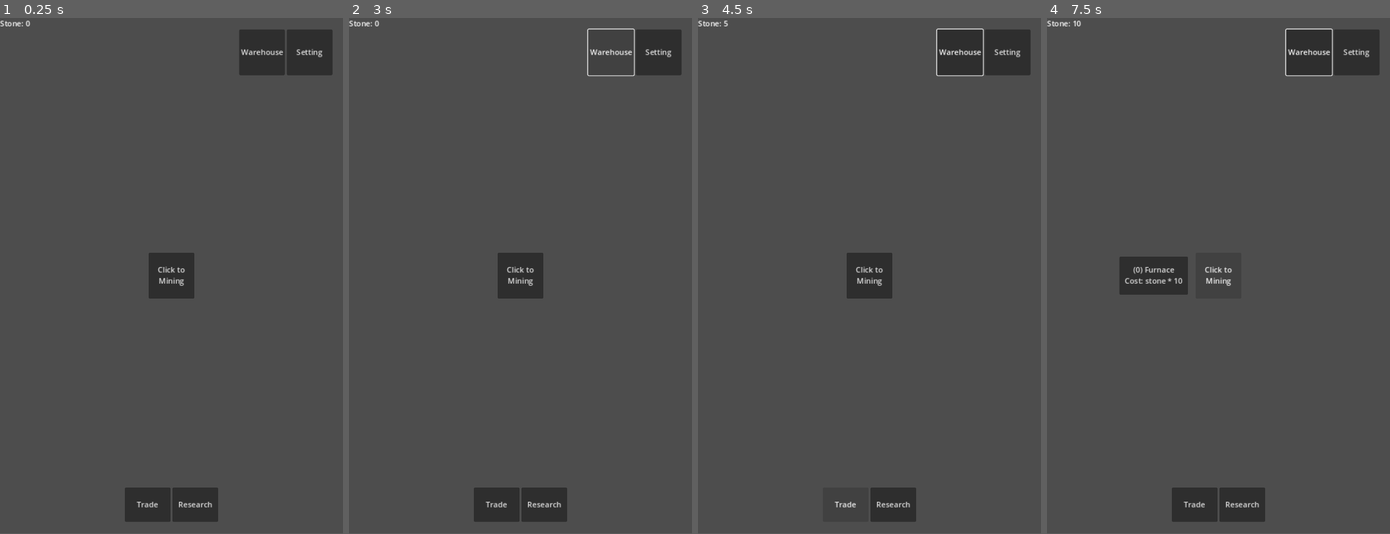
Above: before the commit, frames 1-4 (left to right).
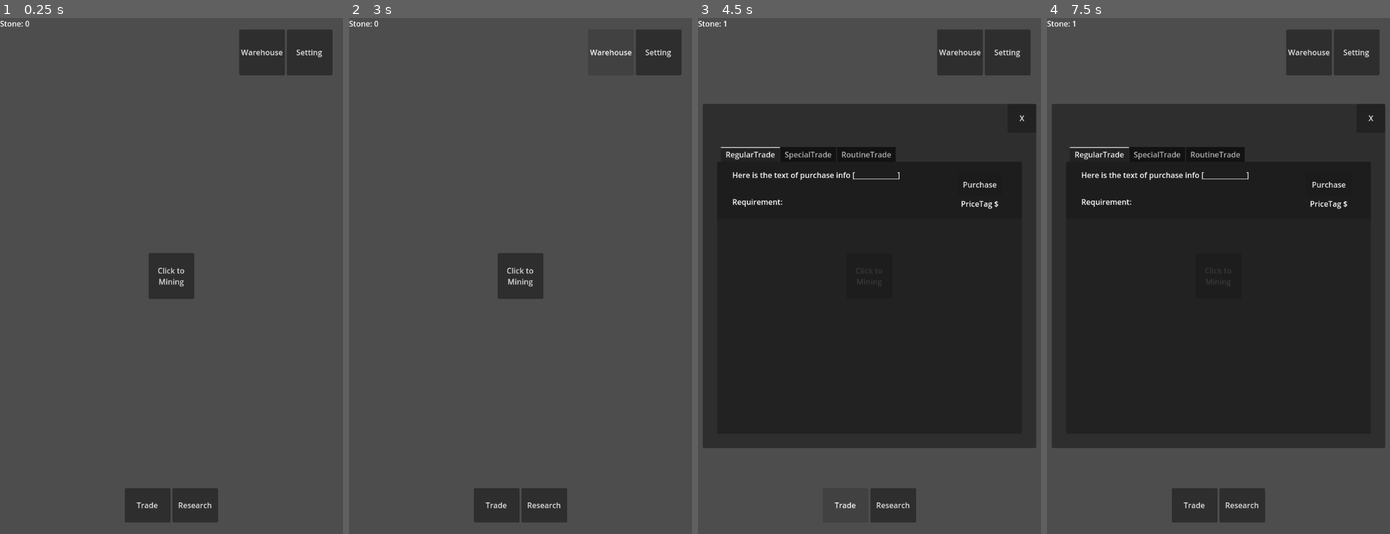
Above: after the commit, the same moments.

Repository: WanweiInMod/Ultimate_Alloy_Game
Game: Godot game, scene res://Scenes/main.tscn
Two runs of this game, one before a commit and one after it. Both use one fixed random seed, a clock stepped at 60 frames per second and the inputs below.
Inputs (mouse positions are in pixels of both pictures, inside the frame that each line leads up to):
- Up to frame 1 (0.25 s): no input
- Up to frame 2 (3 s): click "Trade" at 0.5 s; click (671, 116) at 1.25 s, where only the run after the commit has a clickable "X"; click "Research" at 2 s; click "Warehouse" at 2.75 s
- Up to frame 3 (4.5 s): click "Click to Mining" at 3.5 s; click "Trade" at 4.25 s
- Up to frame 4 (7.5 s): click (1328, 183) at 5 s, where only the run after the commit has a clickable "Purchase"; click "Research" at 5.75 s; click "Warehouse" at 6.5 s; click "Click to Mining" at 7.25 s
In our replay, the window is 533x799 before the commit and 533x800 after it. These sizes can differ from the game's own. Grey fills any space a smaller window leaves; there, only what the larger window draws over its background counts as a difference.

The runs differ from the first frame. In frame 1, 0.5% of the frame differs, in the area x 0-94%, y 0-98%; in frame 2, 0.6%; in frame 3, 64%, in the area x 0-99%, y 0-98%; in frame 4, 64%.

Commit message:
TODO listed

Diff:
--- /dev/null
+++ b/Scenes/catalogue_info.tscn
@@ -0,0 +1,75 @@
+[gd_scene format=3 uid="uid://dbisb58inqqup"]
+
+[node name="CatalogueInfo" type="Panel"]
+custom_minimum_size = Vector2(640, 120)
+
+[node name="PurchaseButton" type="Button" parent="."]
+custom_minimum_size = Vector2(96, 48)
+layout_mode = 1
+anchors_preset = 6
+anchor_left = 1.0
+anchor_top = 0.5
+anchor_right = 1.0
+anchor_bottom = 0.5
+offset_left = -136.0
+offset_top = -36.0
+offset_right = -40.0
+offset_bottom = 12.0
+grow_horizontal = 0
+grow_vertical = 2
+focus_mode = 0
+text = "Purchase"
+
+[node name="InfoLabel" type="Label" parent="."]
+custom_minimum_size = Vector2(360, 32)
+layout_mode = 0
+offset_left = 32.0
+offset_top = 16.0
+offset_right = 392.0
+offset_bottom = 48.0
+text = "Here is the text of purchase info [_____________]"
+
+[node name="RequirementLabel" type="Label" parent="."]
+layout_mode = 1
+anchors_preset = 2
+anchor_top = 1.0
+anchor_bottom = 1.0
+offset_left = 32.0
+offset_top = -48.0
+offset_right = 152.0
+offset_bottom = -16.0
+grow_vertical = 0
+text = "Requirement:"
+
+[node name="HBoxContainer" type="HBoxContainer" parent="."]
+custom_minimum_size = Vector2(48, 48)
+layout_mode = 1
+anchors_preset = 7
+anchor_left = 0.5
+anchor_top = 1.0
+anchor_right = 0.5
+anchor_bottom = 1.0
+offset_left = -168.0
+offset_top = -56.0
+offset_right = -120.0
+offset_bottom = -8.0
+grow_horizontal = 2
+grow_vertical = 0
+
+[node name="PriceLabel" type="Label" parent="."]
+custom_minimum_size = Vector2(96, 32)
+layout_mode = 1
+anchors_preset = 3
+anchor_left = 1.0
+anchor_top = 1.0
+anchor_right = 1.0
+anchor_bottom = 1.0
+offset_left = -136.0
+offset_top = -48.0
+offset_right = -40.0
+offset_bottom = -16.0
+grow_horizontal = 0
+grow_vertical = 0
+text = "PriceTag $"
+horizontal_alignment = 1
+vertical_alignment = 1
--- a/Scenes/info_layer.tscn
+++ b/Scenes/info_layer.tscn
@@ -47,9 +47,13 @@
 [node name="WarehouseButton" type="Button" parent="TopContainer"]
 custom_minimum_size = Vector2(96, 96)
 layout_mode = 2
+focus_mode = 0
 text = "Warehouse"
 
 [node name="SettingButton" type="Button" parent="TopContainer"]
 custom_minimum_size = Vector2(96, 96)
 layout_mode = 2
+focus_mode = 0
 text = "Setting"
+
+[connection signal="pressed" from="BottomContainer/TradeEntrance" to="." method="_on_trade_entrance_pressed"]
--- a/Scenes/main.tscn
+++ b/Scenes/main.tscn
@@ -6,7 +6,6 @@
 
 [node name="Main" type="Node2D"]
 script = ExtResource("1_m1ulx")
-test_bonus = 5
 
 [node name="MainCamera" type="Camera2D" parent="."]
 metadata/_edit_lock_ = true
--- a/Scenes/trading_dialog.tscn
+++ b/Scenes/trading_dialog.tscn
@@ -1,21 +1,11 @@
-[gd_scene load_steps=2 format=3 uid="uid://btkybp6w2v5ho"]
+[gd_scene load_steps=3 format=3 uid="uid://btkybp6w2v5ho"]
 
-[sub_resource type="GDScript" id="GDScript_v3la5"]
-script/source = "extends CanvasLayer
-
-
-# Called when the node enters the scene tree for the first time.
-func _ready():
-	pass # Replace with function body.
-
-
-# Called every frame. 'delta' is the elapsed time since the previous frame.
-func _process(delta):
-	pass
-"
+[ext_resource type="Script" path="res://Scripts/trading_dialog.gd" id="1_kb5uv"]
+[ext_resource type="PackedScene" uid="uid://dbisb58inqqup" path="res://Scenes/catalogue_info.tscn" id="2_aia33"]
 
 [node name="TradingDialog" type="CanvasLayer"]
-script = SubResource("GDScript_v3la5")
+layer = 2
+script = ExtResource("1_kb5uv")
 
 [node name="BasePanel" type="Panel" parent="."]
 custom_minimum_size = Vector2(700, 720)
@@ -62,22 +52,33 @@
 
 [node name="RegularTrade" type="ScrollContainer" parent="BasePanel/TradeTab"]
 layout_mode = 2
+metadata/_edit_lock_ = true
 
 [node name="VBoxContainer" type="VBoxContainer" parent="BasePanel/TradeTab/RegularTrade"]
 custom_minimum_size = Vector2(640, 0)
 layout_mode = 2
 alignment = 1
+metadata/_edit_lock_ = true
+
+[node name="CatalogueInfo" parent="BasePanel/TradeTab/RegularTrade/VBoxContainer" instance=ExtResource("2_aia33")]
+layout_mode = 2
 
 [node name="SpecialTrade" type="ScrollContainer" parent="BasePanel/TradeTab"]
 visible = false
 layout_mode = 2
+metadata/_edit_lock_ = true
 
 [node name="VBoxContainer" type="VBoxContainer" parent="BasePanel/TradeTab/SpecialTrade"]
 layout_mode = 2
+metadata/_edit_lock_ = true
 
 [node name="RoutineTrade" type="ScrollContainer" parent="BasePanel/TradeTab"]
 visible = false
 layout_mode = 2
+metadata/_edit_lock_ = true
 
 [node name="VBoxContainer" type="VBoxContainer" parent="BasePanel/TradeTab/RoutineTrade"]
 layout_mode = 2
+metadata/_edit_lock_ = true
+
+[connection signal="pressed" from="BasePanel/ExitButton" to="." method="_on_exit_button_pressed"]
--- a/Scripts/furnace.gd
+++ b/Scripts/furnace.gd
@@ -56,6 +56,7 @@
 	for prod in range(0,prod_amount):
 		generate_resource()
 		pass
+	print('End of produce term:' + str(prod_amount))
 
 	# 获得当前设施数量并扣除相应材料，如材料不足则按消耗材料计算
 	var current_stone = global_data.get_resource_count(global_data.currencies,global_data.CURRENCIES.STONE)
@@ -65,6 +66,7 @@
 
 	#启动计时器
 	prod_timer.start()
+	print('Next term:' + str(prod_amount))
 
 	pass
 
--- a/Scripts/info_layer.gd
+++ b/Scripts/info_layer.gd
@@ -3,6 +3,7 @@
 
 @onready var global_data = GlobalData
 @onready var currency_label = $CurrencyLabel
+@onready var trade_dialog_scene = load('res://Scenes/trading_dialog.tscn')
 
 # 初始化
 func _ready():
@@ -26,3 +27,14 @@
 	var stone:int = global_data.get_resource_count(global_data.currencies, global_data.CURRENCIES.STONE)
 	currency_label.text = 'Stone: ' + str(stone)
 	pass
+
+
+# 交易按钮信号连接
+func _on_trade_entrance_pressed():
+
+	# TODO 实例化交易对话框面板
+	# FIXME 处理生成逻辑，保证只生成一个对话框
+	var trade_dialog = trade_dialog_scene.instantiate()
+	add_child(trade_dialog)
+
+	pass
--- a/Scripts/trading_dialog.gd
+++ b/Scripts/trading_dialog.gd
@@ -4,6 +4,40 @@
 # 初始化
 func _ready():
 
+	# TODO 条目初始生成
+
+	# TODO 展示对话框
+
 	pass
 
-# TODO 流程：
+
+# TODO 对应页面解锁判断，连接阶段升级信号
+func levelup_unlock():
+
+	pass
+
+
+# TODO GUI条目与字典条目绑定
+func catalogue_binding():
+
+	pass
+
+
+# TODO 扣除资源执行，需要接信号
+func resource_recoverer():
+
+	pass
+
+
+# TODO 增加对应资源执行，需连接信号
+func resource_giver():
+
+	pass
+
+
+# TODO 按钮关闭窗口
+func _on_exit_button_pressed():
+	self.queue_free()
+	pass
+
+# 流程：处理初始生成 - 展示 - 各个条目的修改功能 - 关闭窗口
--- a/project.godot
+++ b/project.godot
@@ -27,7 +27,7 @@
 window/size/resizable=false
 window/size/window_width_override=480
 window/size/window_height_override=720
-window/stretch/mode="canvas_items"
+window/stretch/mode="viewport"
 
 [dotnet]
 
